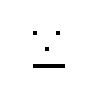
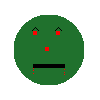
Before/after of a 100 x 100 layered artwork. What changed in the layer stack:
added layer "Zombie Character" above "Character" over [left=32, top=27, right=65, bottom=75]
added layer "Zombie Layer" above "Ellipse 1" over [left=14, top=15, right=84, bottom=85]
hid "Ellipse 1", painted on it, unmasked it over [left=14, top=15, right=84, bottom=85]
